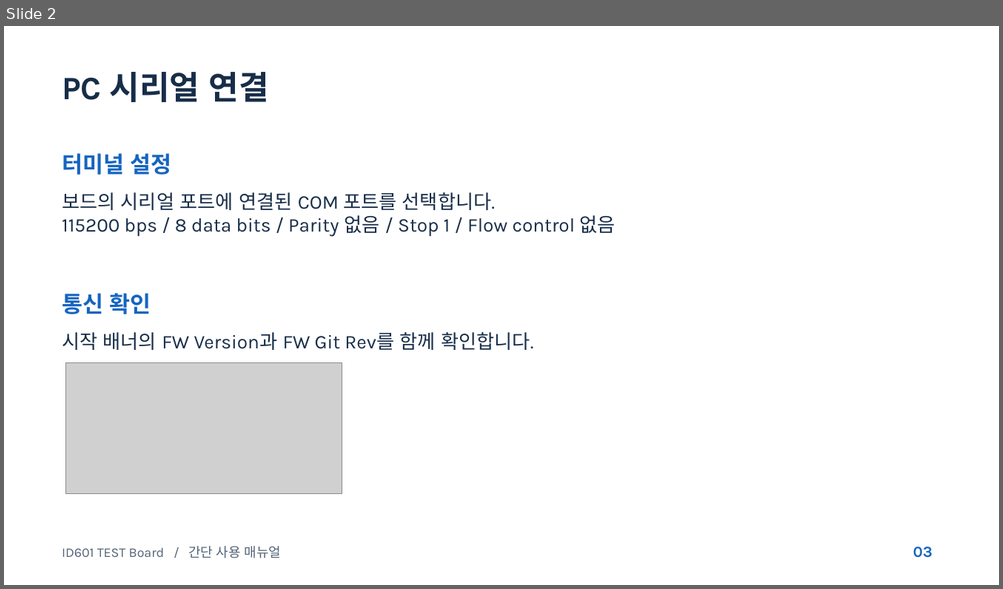
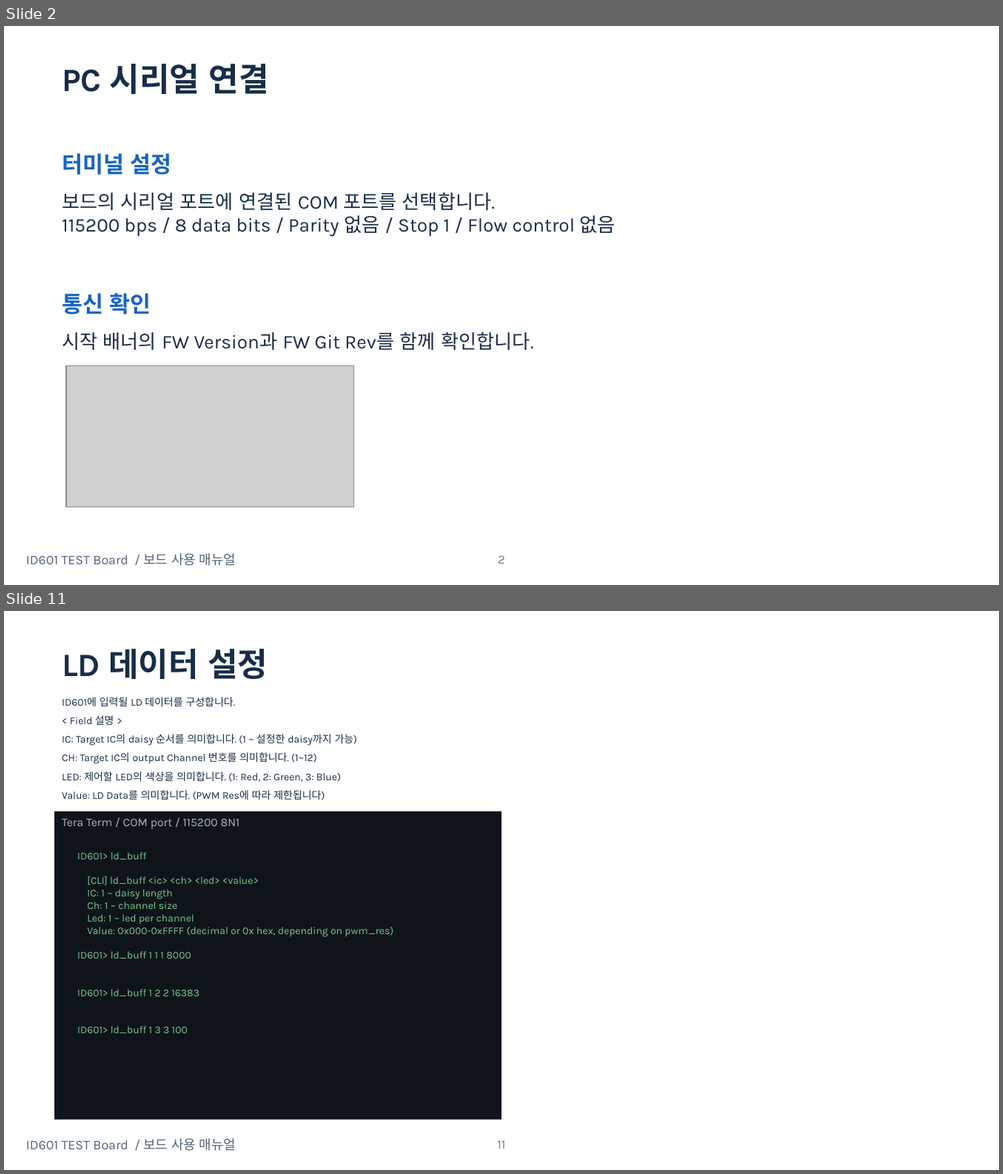
Before and after one commit to oio9595/Global_Technologies_FW, a slide deck: ID601/Jig/ID601_ES/Docs/Deliverables/Manual/ID601_MOBIS_CLI_Manual_20261029_v2.pptx. Shown one above the other, each under a label of ours: slide 2 before the commit, slides 2 and 11 after it; the slides between them are not shown. The pictures are 1003x589 and 1003x1174 pixels, drawn with LibreOffice and Linux fonts; fonts in the diff are those of the drawing; grey boxes stand for pictures. Boxes give left, top, right and bottom in pixels: in the first picture for what was removed or moved away, otherwise in the second. Text is boxed around its words. In the diff, an @@ line names an element or a change of style, - is before the commit and + after.

Commit message:
자료 업데이트

```diff
--- a/ID601/Jig/ID601_ES/Docs/Deliverables/Manual/ID601_MOBIS_CLI_Manual_20261029_v2.pptx
+++ b/ID601/Jig/ID601_ES/Docs/Deliverables/Manual/ID601_MOBIS_CLI_Manual_20261029_v2.pptx
@@ slide 11 added at box(4, 611, 999, 1170), background #FFFFFF @@
@@ text added at box(62, 649, 267, 679), 31.5 pt, text #172D48, bold @@
+LD 데이터 설정
@@ text added at box(62, 697, 358, 800), 10 pt, text #172D48 @@
+ID601에 입력될 LD 데이터를 구성합니다.
+< Field 설명 >
+IC: Target IC의 daisy 순서를 의미합니다. (1 ~ 설정한 daisy까지 가능)
+CH: Target IC의 output Channel 번호를 의미합니다. (1~12)
+LED: 제어할 LED의 색상을 의미합니다. (1: Red, 2: Green, 3: Blue)
+Value: LD Data를 의미합니다. (PWM Res에 따라 제한됩니다)
@@ rectangle added at box(55, 812, 502, 1121), fill #0F141A, 11.2 pt, text #AAB4BF @@
+Tera Term / COM port / 115200 8N1
@@ text added at box(77, 852, 393, 1034), 10 pt, text #73C98C @@
+ID601> ld_buff
+[CLI] ld_buff <ic> <ch> <led> <value>
+IC: 1 ~ daisy length
+Ch: 1 ~ channel size
+Led: 1 ~ led per channel
+Value: 0x000-0xFFFF (decimal or 0x hex, depending on pwm_res)
+ID601> ld_buff 1 1 1 8000
+ID601> ld_buff 1 2 2 16383
+ID601> ld_buff 1 3 3 100
@@ text added at box(26, 1139, 236, 1151), 12.8 pt, text #526376 @@
+ID601 TEST Board / 보드 사용 매뉴얼
@@ page number added at box(497, 1141, 505, 1149), 12 pt, text #797979 @@
+11
@@ slide 2 changed as well @@
@@ text "PC 시리얼 연결": place and size @@
-text "PC 시리얼 연결" at box(62, 72, 269, 102)
+text "PC 시리얼 연결" at box(62, 64, 269, 94)
@@ picture: place and size @@
-picture at box(66, 363, 341, 494)
+picture at box(66, 366, 353, 508)
@@ text at box(26, 554, 236, 566): text changed @@
-ID601 TEST Board / 간단 사용 매뉴얼
+ID601 TEST Board / 보드 사용 매뉴얼
@@ page number added at box(498, 556, 505, 564), 12 pt, text #797979 @@
+2
@@ text removed at box(913, 547, 932, 558) @@
-03
```
Also in this commit, not shown: 7 other slides changed, 9 other slides added, 1 slide removed, 10 other files.
